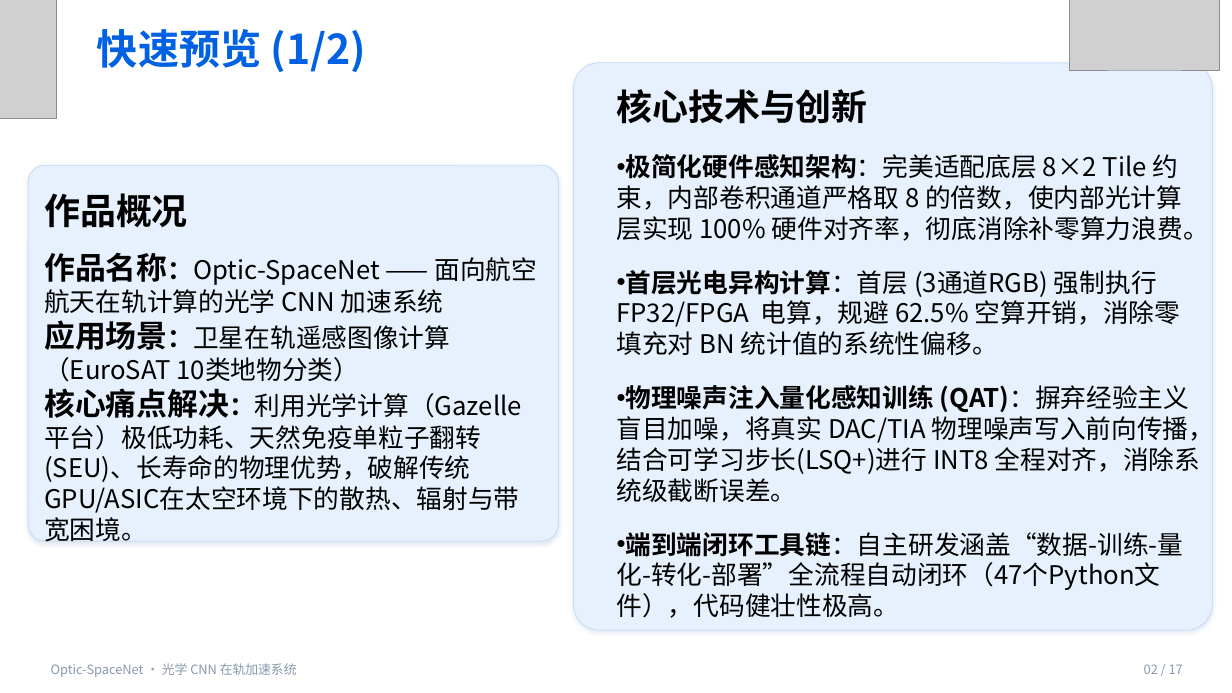
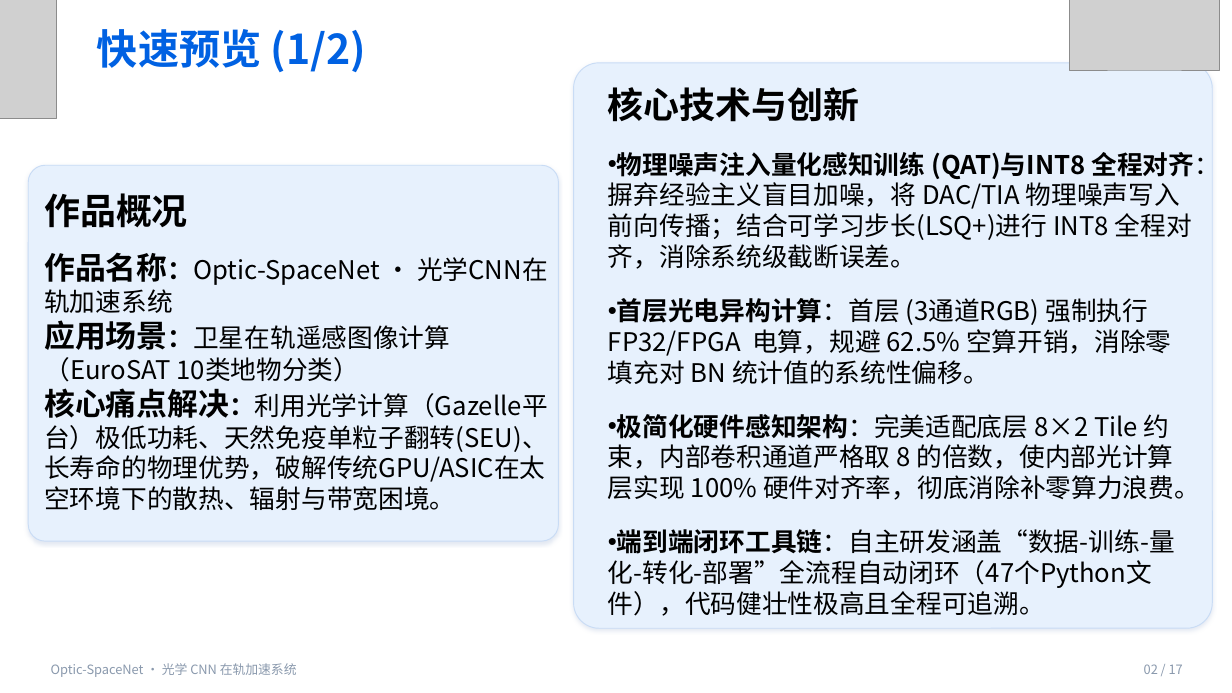
Before and after one commit to lhh010/Optic-SpaceNet-Final, a slide deck: slide 2 of 复赛文档/答辩ppt-CICC1003564-final.pptx. Drawn at 1232x693 pixels with LibreOffice and Linux fonts; fonts in the diff are those of the drawing; grey boxes stand for pictures. Boxes give left, top, right and bottom in pixels: in the first picture for what was removed or moved away, otherwise in the second. Text is boxed around its words. In the diff, an @@ line names an element or a change of style, - is before the commit and + after.

Commit message:
update the ppt

```diff
--- a/复赛文档/答辩ppt-CICC1003564-final.pptx
+++ b/复赛文档/答辩ppt-CICC1003564-final.pptx
@@ text "核心技术与创新": place and size @@
-text "核心技术与创新" at (617,89,1215,618)
+text "核心技术与创新" at (608,87,1220,616)
@@ text at (608,152,1220,384): paragraphs added @@
+• 物理噪声注入量化感知训练 (QAT)与INT8 全程对齐：摒弃经验主义盲目加噪，将 DAC/TIA 物理噪声写入前向传播；结合可学习步长(LSQ+)进行 INT8 全程对齐，消除系统级截断误差。
+• 首层光电异构计算：首层 (3通道RGB) 强制执行 FP32/FPGA 电算，规避 62.5% 空算开销，消除零填充对 BN 统计值的系统性偏移。
@@ text at (44,252,548,285): text changed @@
-作品名称：Optic-SpaceNet —— 面向航空航天在轨计算的光学 CNN 加速系统
+作品名称：Optic-SpaceNet · 光学CNN在轨加速系统
@@ text at (608,529,1175,616): text changed @@
-• 首层光电异构计算：首层 (3通道RGB) 强制执行 FP32/FPGA 电算，规避 62.5% 空算开销，消除零填充对 BN 统计值的系统性偏移。
-• 物理噪声注入量化感知训练 (QAT)：摒弃经验主义盲目加噪，将真实 DAC/TIA 物理噪声写入前向传播，结合可学习步长(LSQ+)进行 INT8 全程对齐，消除系统级截断误差。
-• 端到端闭环工具链：自主研发涵盖“数据-训练-量化-转化-部署”全流程自动闭环（47个Python文件），代码健壮性极高。
+• 端到端闭环工具链：自主研发涵盖“数据-训练-量化-转化-部署”全流程自动闭环（47个Python文件），代码健壮性极高且全程可追溯。
```
Also in this commit, not shown: 1 other file.
